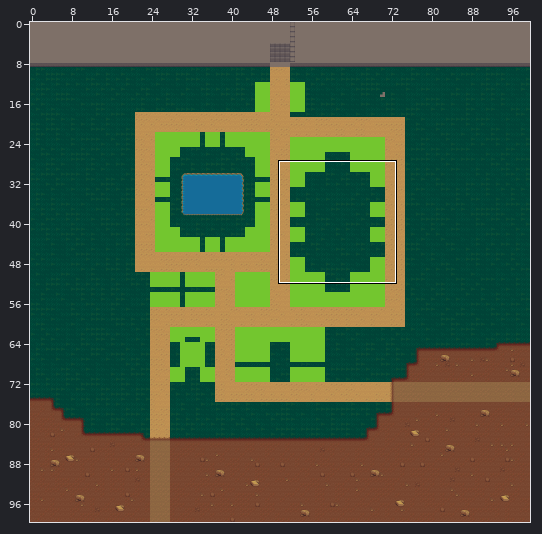
Two versions of a level (Tiled map, Map/Map/Map.tmx). Above, an overview of the earlier version with the close-up marked.
Close-up. Old version:
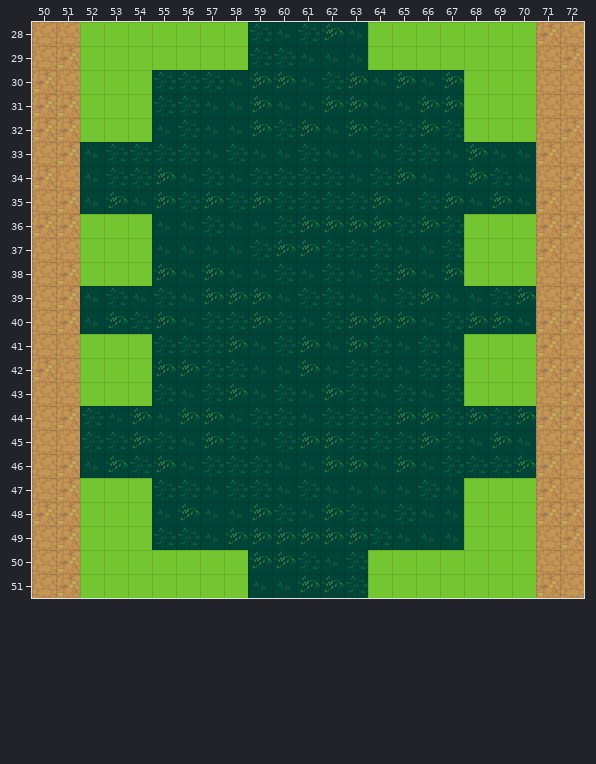
Cells are 32x32 px. Shown: x 50..72, y 28..51. The commit also changed other parts of the map, which this record leaves out.
The same view after the edit:
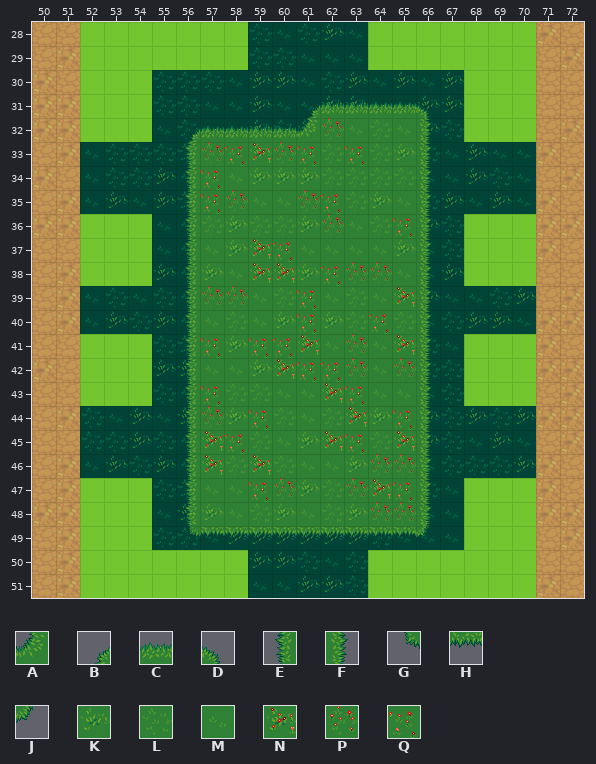
Key: from "Terrain": A 229, B 259, C 260, D 261, E 291, F 293, G 323, H 324, J 325, K 352, L 353, M 354, N 355, P 356, Q 357.
_ is an empty cell.
The exact change:
Layer "terre_rouge":
The author put tile A in row 32 at x 61.
The author put tile B in row 31 at x 61; in row 32 at x 56.
The author put tile C in row 31 at x 62 to 65; in row 32 at x 57 to 60.
The author put tile D in row 31 at x 66.
The author put tile E in rows 33 to 48 at x 56.
The author put tile F in rows 32 to 48 at x 66.
The author put tile G in row 49 at x 56.
The author put tile H in row 49 at x 57 to 65.
The author put tile J in row 49 at x 66.
The author put tile K in row 33 at x 65; in row 34 at x 59 to 61; in row 35 at x 64; in row 36 at x 58 and 61; in row 37 at x 58 and 65; in row 38 at x 57 and 61.
The author put tile K in row 40 at x 60 and 62; in row 41 at x 58; in row 42 at x 59; in row 44 at x 58 and 64; in row 45 at x 61; in row 46 at x 63.
The author put tile K in row 47 at x 61; in row 48 at x 57, 60 and 63.
The author put tile L in row 32 at x 64; in row 33 at x 62 and 64; in row 34 at x 62 to 65; in row 35 at x 63; in row 36 at x 57, 59 to 60 and 64; in row 39 at x 60 and 63.
The author put tile L in row 40 at x 58, 63 and 65; in row 43 at x 58 to 59; in row 44 at x 60 and 62; in row 45 at x 59 and 64; in row 46 at x 58 and 60; in row 47 at x 62.
The author put tile L in row 48 at x 59 and 62.
The author put tile M in row 32 at x 63 and 65; in row 34 at x 58; in row 35 at x 59 to 60 and 65; in row 36 at x 63; in row 37 at x 57 and 61 to 64; in row 38 at x 58 and 65.
The author put tile M in row 39 at x 59, 62 and 64; in row 40 at x 57 and 59; in row 41 at x 62 and 64; in row 42 at x 57 to 58 and 64; in row 43 at x 60 to 61 and 64 to 65; in row 44 at x 61.
The author put tile M in row 45 at x 60; in row 46 at x 61 to 62; in row 47 at x 57 to 58; in row 48 at x 58 and 61.
The author put tile N in row 33 at x 59; in row 37 at x 59; in row 38 at x 59 to 60; in row 39 at x 65; in row 41 at x 61 and 65; in row 42 at x 60.
The author put tile N in row 43 at x 62; in row 44 at x 63; in row 45 at x 57, 62 and 65; in row 46 at x 57 and 59; in row 47 at x 64.
The author put tile P in row 32 at x 62; in row 33 at x 57 and 60; in row 35 at x 58 and 61; in row 36 at x 62; in row 38 at x 63 to 64; in row 39 at x 57 to 58.
The author put tile P in row 41 at x 63; in row 42 at x 63 and 65; in row 44 at x 57; in row 46 at x 64 to 65; in row 47 at x 60 and 63; in row 48 at x 64 to 65.
The author put tile Q in row 33 at x 58, 61 and 63; in row 34 at x 57; in row 35 at x 57 and 62; in row 36 at x 65; in row 37 at x 60; in row 38 at x 62.
The author put tile Q in row 39 at x 61; in row 40 at x 61 and 64; in row 41 at x 57 and 59 to 60; in row 42 at x 61 to 62; in row 43 at x 57 and 63; in row 44 at x 59 and 65.
The author put tile Q in row 45 at x 58 and 63; in row 47 at x 59 and 65.
Boxes around the changes in both close-ups, in picture pixels (x1, y1, x2, y2):
added: (185, 101, 432, 538)
